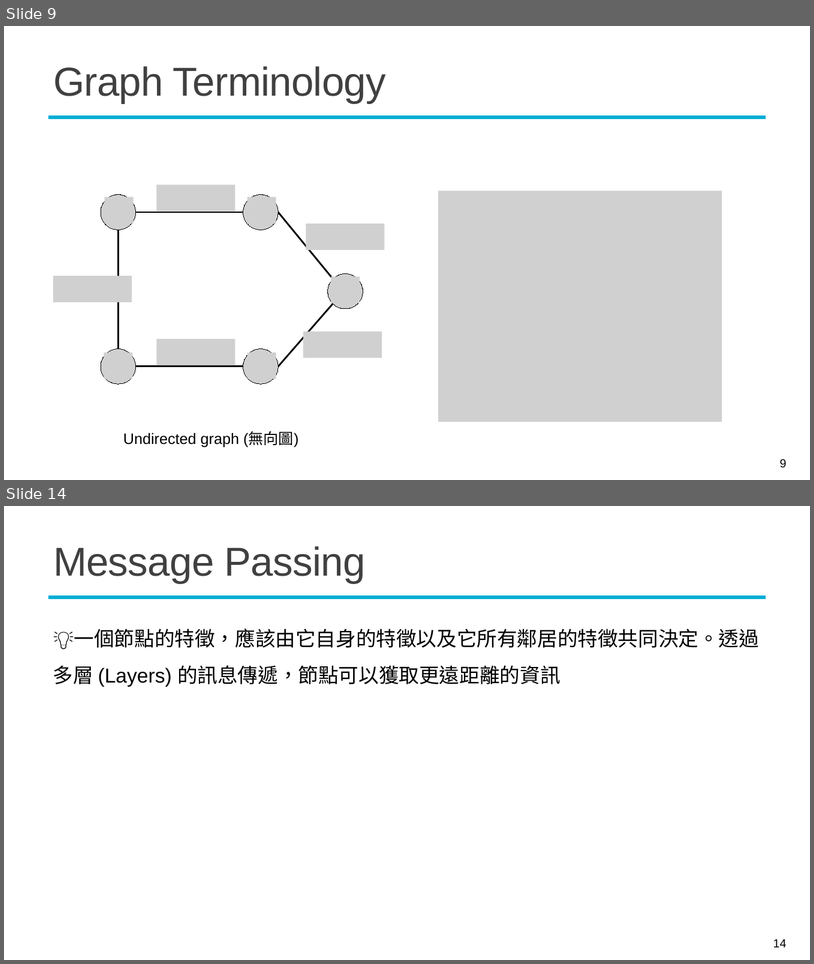
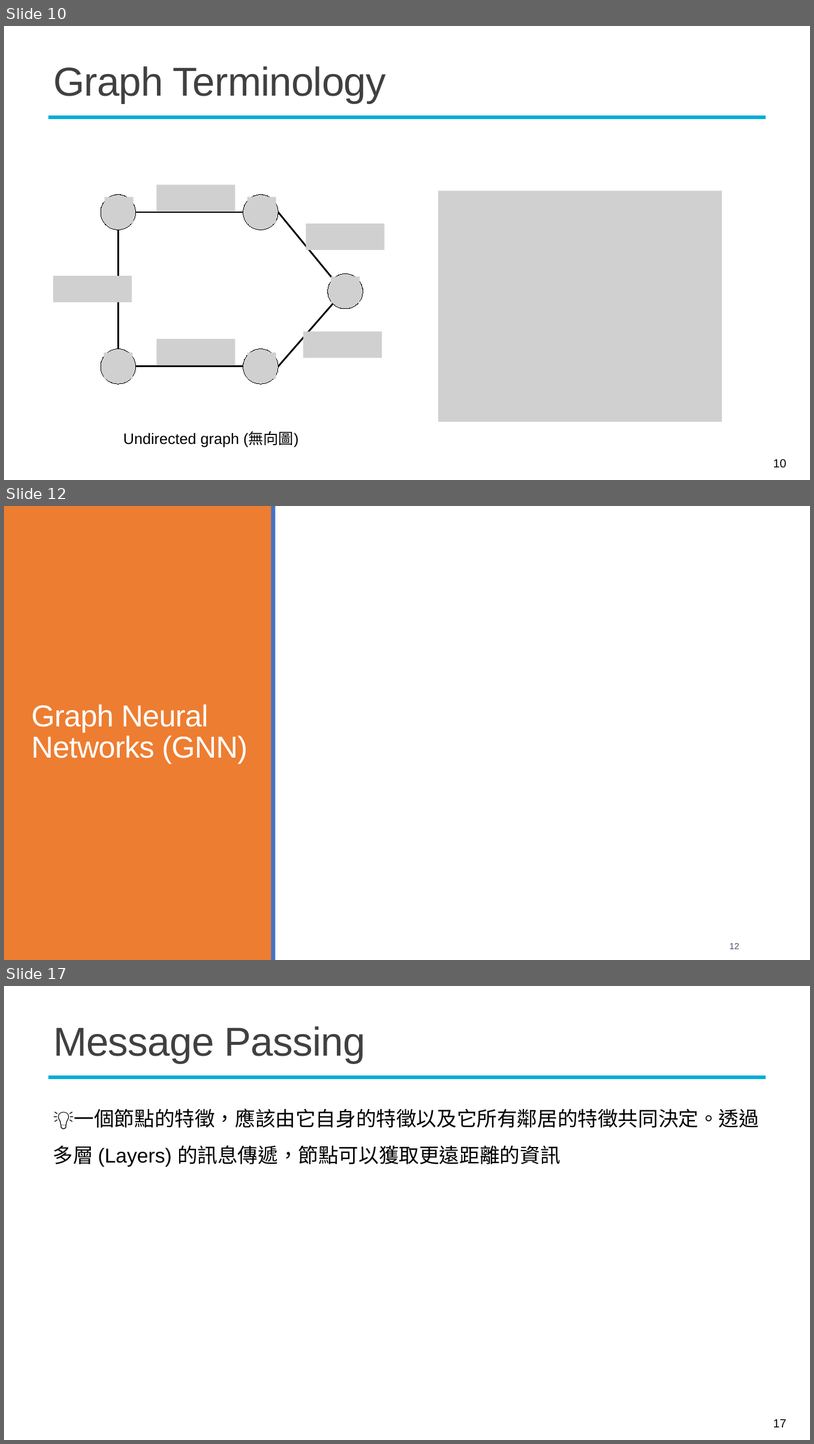
Before and after one commit to mcps5601/CGUDL_2025_fall, a slide deck: slides/w14_gnn_1203.pptx. Shown one above the other, each under a label of ours: slides 9 and 14 before the commit, slides 10, 12 and 17 after it; the slides between them are not shown. The pictures are 814x964 and 814x1444 pixels, drawn with LibreOffice and Linux fonts; fonts in the diff are those of the drawing; grey boxes stand for pictures; background and template pictures are left out. Boxes give left, top, right and bottom in pixels: in the first picture for what was removed or moved away, otherwise in the second. Text is boxed around its words. In the diff, an @@ line names an element or a change of style, - is before the commit and + after.

```diff
--- a/slides/w14_gnn_1203.pptx
+++ b/slides/w14_gnn_1203.pptx
@@ slide 12 added at box(4, 506, 810, 960), background #FFFFFF @@
@@ rectangle added at box(4, 506, 272, 960), fill #ED7D31 @@
@@ rectangle added at box(272, 506, 276, 960), fill #4472C4 @@
@@ title added at box(32, 704, 248, 763), 36 pt, text #FFFFFF @@
+Graph Neural Networks (GNN)
@@ page number added at box(730, 943, 740, 949), 10.5 pt, text #44546A @@
+12
@@ what was slide 9 is now slide 10 @@
@@ page number at box(774, 459, 787, 468): text changed @@
-9
+10
@@ what was slide 14 is now slide 17 @@
@@ page number at box(774, 1419, 787, 1427): text changed @@
-14
+17
```
Also in this commit, not shown: 15 slides changed, 3 other slides added, 2 other files.
